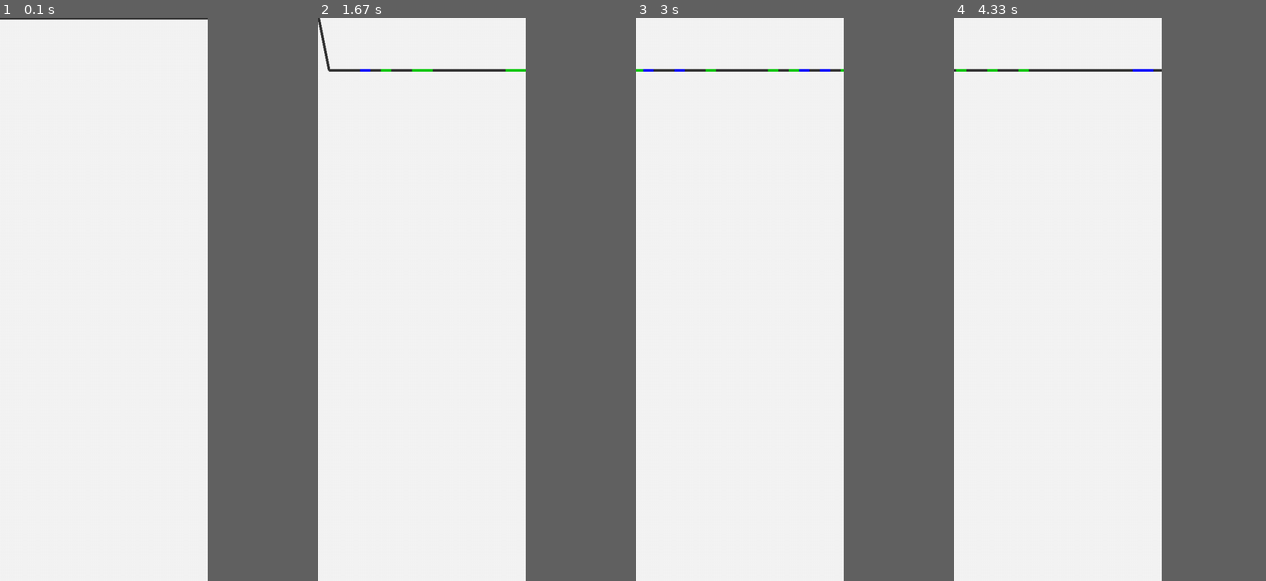
Above: before the commit, frames 1-4 (left to right).
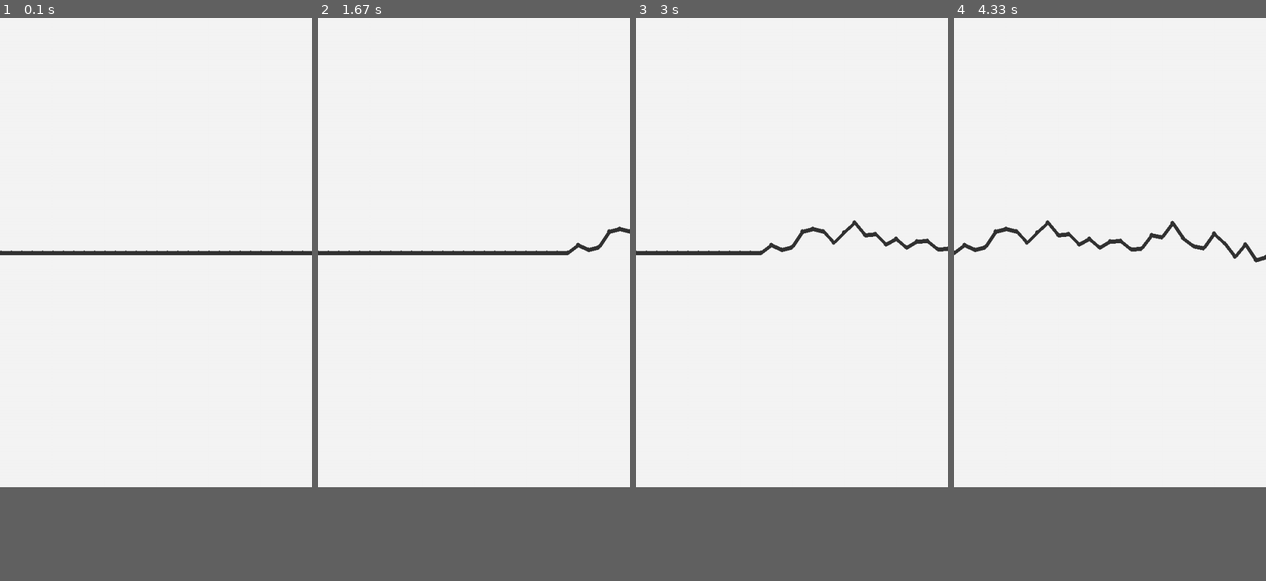
Above: after the commit, the same moments.

Repository: seiyan-318/ComputerClass_pygame
Game: pygame game, started from main.py
Same seed, same stepped clock (60 frames per second), same inputs: the game is played once before the commit and once after it.
Inputs:
- Up to frame 1 (0.1 s): no input
- Up to frame 2 (1.67 s): no input
- Up to frame 3 (3 s): no input
- Up to frame 4 (4.33 s): no input
In our replay, the window is 333x900 before the commit and 500x750 after it. These sizes can differ from the game's own. Grey fills any space a smaller window leaves; there, only what the larger window draws over its background counts as a difference.

The runs differ from the first frame. In frame 1, 1.1% of the frame differs, in the area x 0-100%, y 0-43%; in frame 2, 1.4%; in frame 3, 1.3%; in frame 4, 1.3%.

Commit message:
rought line is here

Diff:
--- a/main.py
+++ b/main.py
@@ -1,8 +1,8 @@
 import pygame
 import random
 
-width, height = 400, 00
-ring_x = 100
+width, height = 600, 900
+ring_x = 150
 hole_radius = 30
 FPS = 60
 
@@ -15,41 +15,69 @@
 class Course:
     def __init__(self):
         #25の点で画面の線を表す
-        self.points = [[i * 20, height // 2, "BLACK"]for i in range(25)]
-        self.speed = 5
+        self.points = [[i * 20, height // 2, "BLACK"]for i in range(40)]
+        self.speed = 3
+
+        self.current_zone_color = "BLACK"
+        self.zone_remaining = 0 #あと何個この色を続けるか
 
     def update(self):
         #輪の位置を左から5個めの点の位置
-        current_segment = self.points[5]
+        idx = ring_x //20
+        current_segment = self.points[idx]
         if current_segment[2] == "BLUE":
             self.speed = 2
         elif current_segment[2] == "GREEN":
-            self.speed = 10
+            self.speed = 4
         else:
-            self.speed = 5
+            self.speed = 3
 
         #全部の点を←に動かす
         for p in self.points:
             p[0] -= self.speed
 
-        #画面左端で消す、右端で新しい点を追加
+        #画面左端で消す、
         if self.points[0][0] < -20:
             self.points.pop(0)
             last_x, last_y, last_type = self.points[-1]
-            new_y = last_y + random.randint(-50, 50)#ジグザグ
-            new_y = max(100, min(height - 100, new_y))
 
-            #ランダムで色を変更
-            new_type = random.choices(["BLACK", "BLUE", "GREEN"],
-                            weights = [80,     10,     10,     ])[0]
-            self.points.append([last_x + 20, new_y, new_type])
+            #色の管理
+            if self.zone_remaining <= 0:
+                self.current_zone_color = random.choices(
+                    ["BLACK", "BLUE", "GREEN"],
+                    weights=[70, 10, 10]
+                )[0]
+
+            # ゾーンの長さを設定
+                if self.current_zone_color == "BLACK":
+                    self.zone_remaining = random.randint(20, 40)
+                else:
+                    self.zone_remaining = random.randint(45, 65) # 色付きは長め
+            else:
+                self.zone_remaining -= 1
+
+            #右端で新しい点を追加
+            new_y = last_y + random.randint(-30, 30)#ジグザグ
+            new_y = max(200, min(height - 100, new_y))
+
+            self.points.append([last_x + 20, new_y, self.current_zone_color])
 
     def draw(self, screen):
         for i in range(len(self.points) - 1):
             p1 = self.points[i]
             p2 = self.points[i+1]
-            color = {"BLACK": BLACK, "BLUE": BLUE, "GREEN": GREEN}[p1[2]]
-            pygame.draw.line(screen, color, (p1[0], p1[1]), (p2[0], p2[1]), 5 )
+            color_map = {"BLACK": BLACK, "BLUE": BLUE, "GREEN": GREEN}
+            color = color_map[p1[2]]
+
+            #点を待つく塗りつぶす
+            pygame.draw.circle(screen, color, (int(p1[0]), int(p1[1])), 4)
+
+            # 2. 線を描画
+            pygame.draw.line(screen, color, (p1[0], p1[1]), (p2[0], p2[1]), 8)
+
+            # 最後の点にも円を描画
+            if i == len(self.points) - 2:
+                pygame.draw.circle(screen, color, (int(p2[0]), int(p2[1])), 4)
 
 
 class AppMain:
